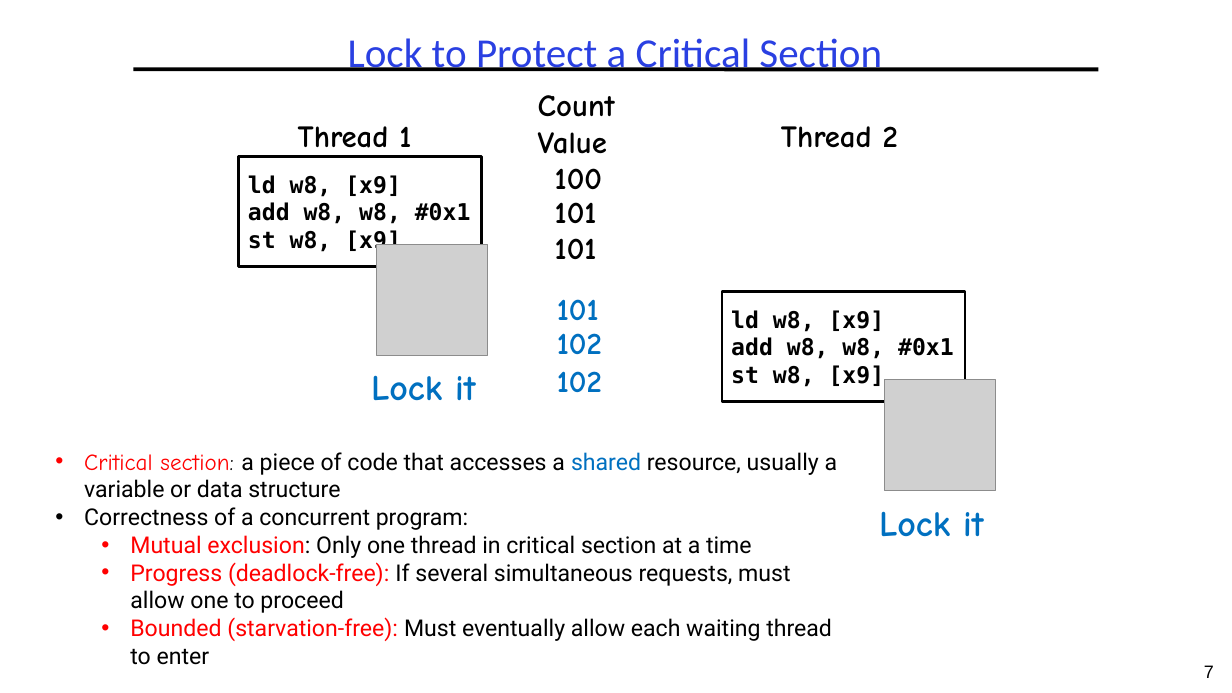
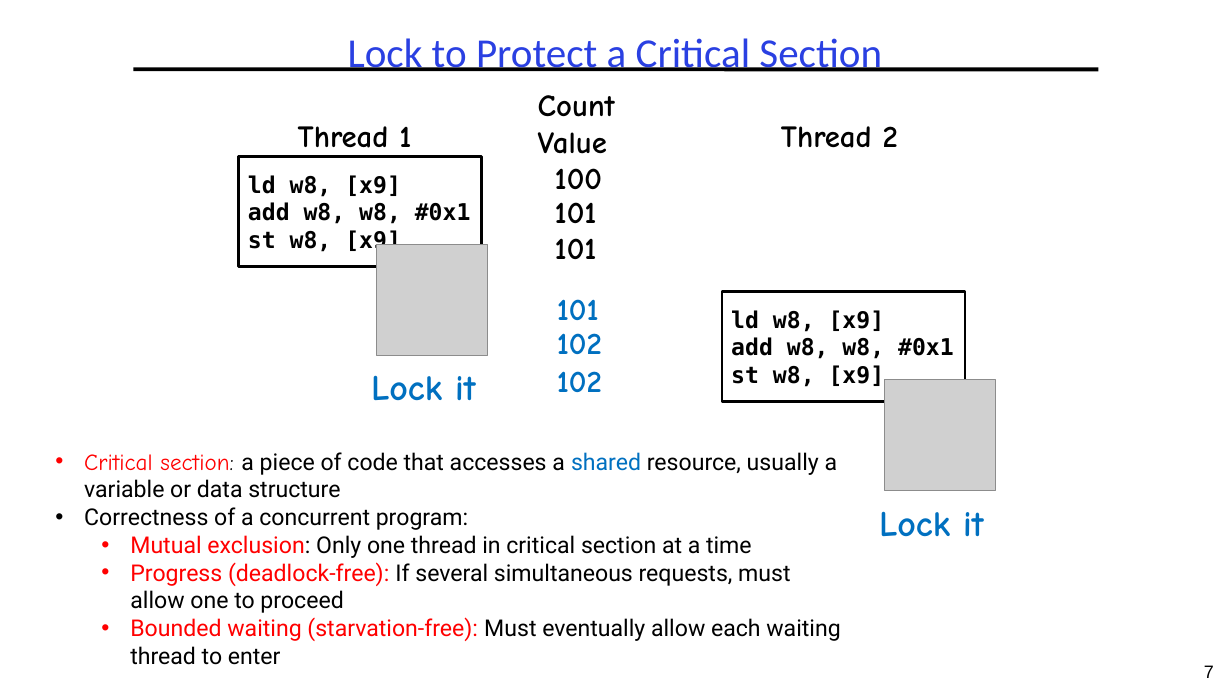
Before and after one commit to guhofstra/CSC256Fa25, a slide deck: slide 7 of PPTs/L3-Synchronization.pptx. Drawn at 1232x693 pixels with LibreOffice and Linux fonts; fonts in the diff are those of the drawing; grey boxes stand for pictures. Boxes give left, top, right and bottom in pixels: in the first picture for what was removed or moved away, otherwise in the second. Text is boxed around its words. In the diff, an @@ line names an element or a change of style, - is before the commit and + after.

```diff
--- a/PPTs/L3-Synchronization.pptx
+++ b/PPTs/L3-Synchronization.pptx
@@ text at <box>130,617,840,665</box>: text changed @@
-    • Bounded (starvation-free): Must eventually allow each waiting thread to enter
+    • Bounded waiting (starvation-free): Must eventually allow each waiting thread to enter
```
Also in this commit, not shown: 3 other slides changed, 11 other files.
